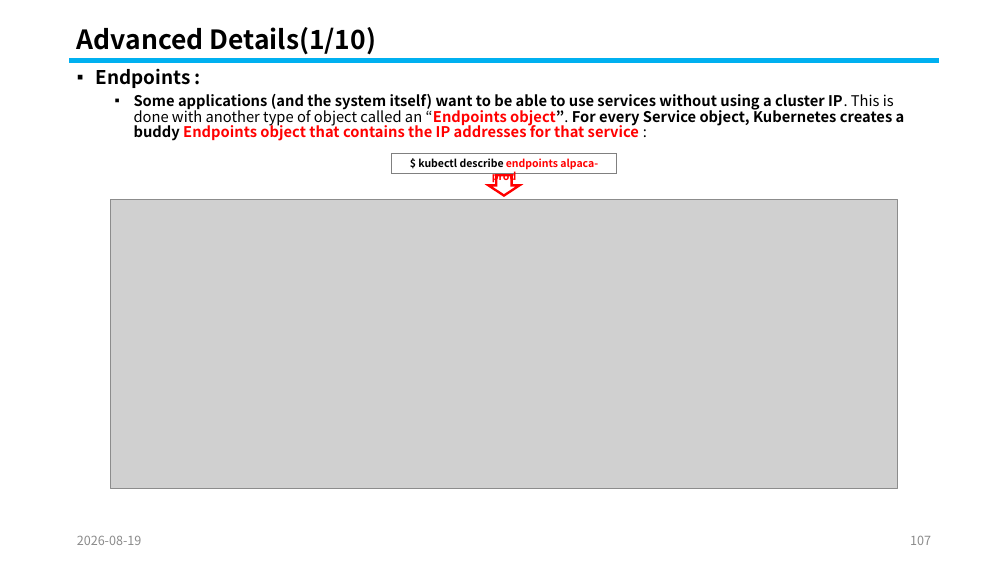
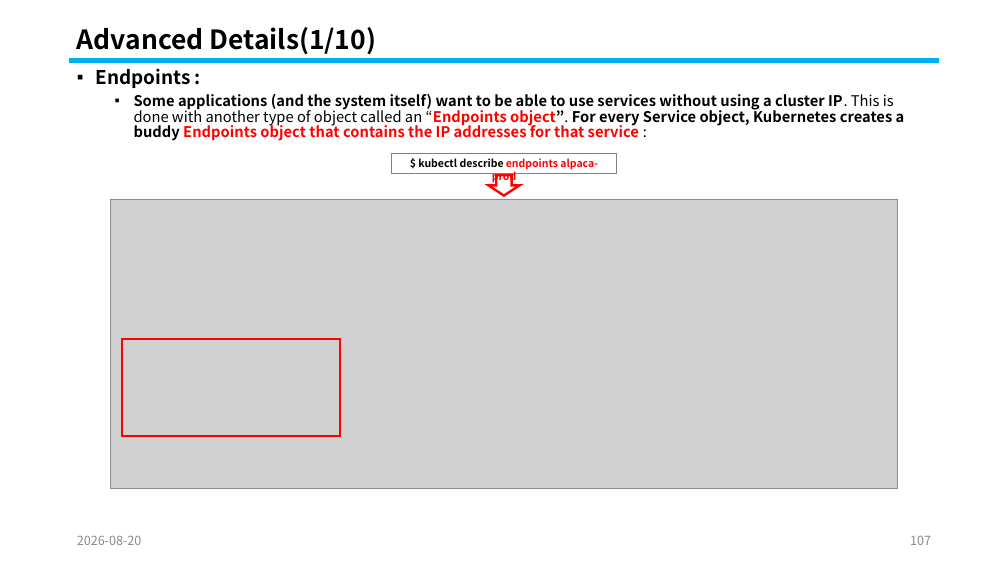
Before and after one commit to knix008/TestSimulator, a slide deck: slide 107 of Kubernetes/Kubernetes Part 02-2026.08.25.pptx. Drawn at 1008x567 pixels with LibreOffice and Linux fonts; fonts in the diff are those of the drawing; grey boxes stand for pictures. Boxes give left, top, right and bottom in pixels: in the first picture for what was removed or moved away, otherwise in the second. Text is boxed around its words. In the diff, an @@ line names an element or a change of style, - is before the commit and + after.

```diff
--- a/Kubernetes/Kubernetes Part 02-2026.08.25.pptx
+++ b/Kubernetes/Kubernetes Part 02-2026.08.25.pptx
@@ rectangle added at [122, 339, 340, 436], outline #FF0000 2.25 pt @@
@@ text at [77, 536, 142, 545]: text changed @@
-2026-08-19
+2026-08-20
```
Also in this commit, not shown: 115 other slides changed, 1 other file.
